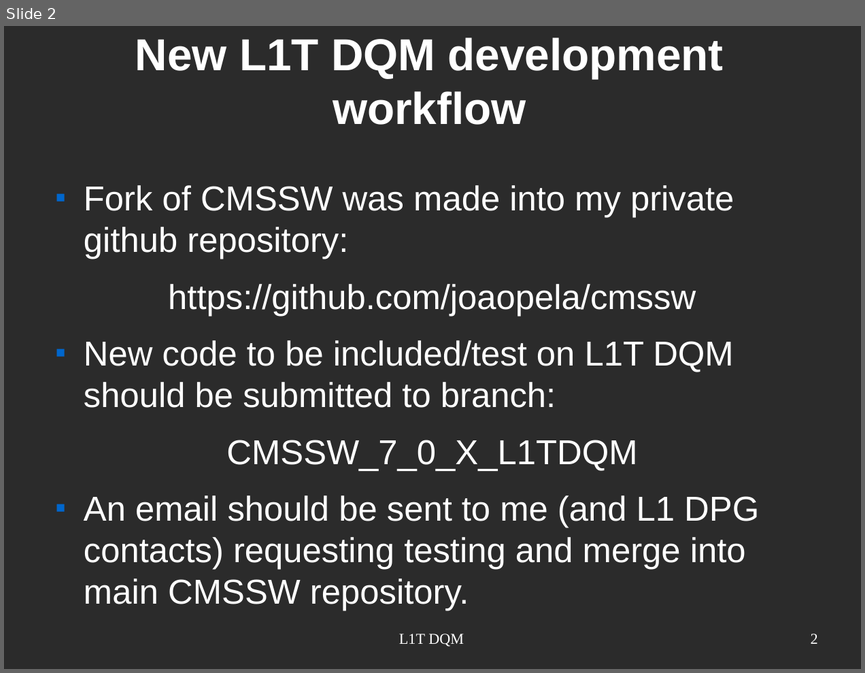
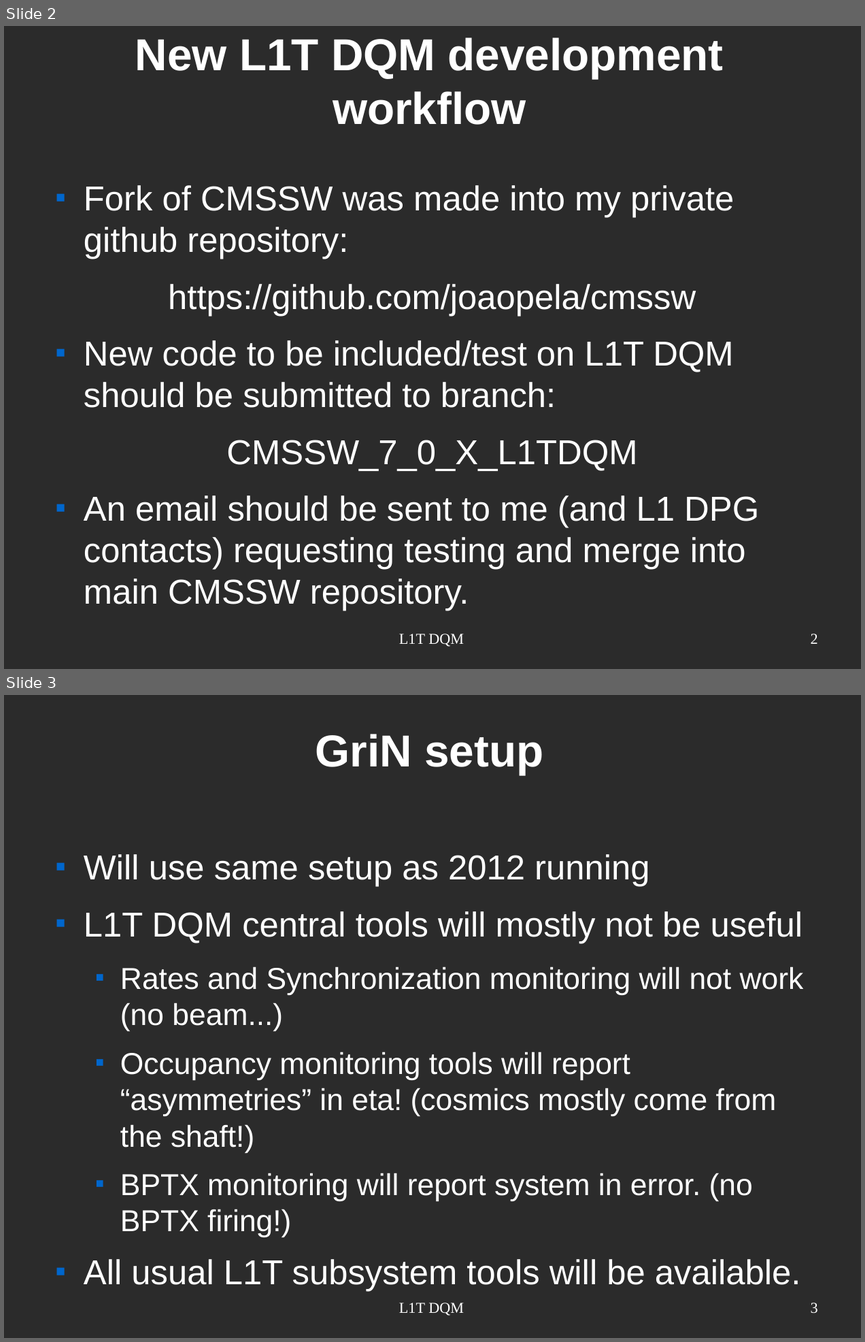
Before and after one commit to joaopela/WorkPresentations, a slide deck: cms/L1_TC_DPG/2013-10-22/L1_TC_DPG_2013-10-22_JPela.odp. Shown one above the other, each under a label of ours: slide 2 before the commit, slides 2 and 3 after it. The pictures are 865x673 and 865x1342 pixels, drawn with LibreOffice and Linux fonts; fonts in the diff are those of the drawing; background and template pictures are left out; a plain dark background stands for a picture behind light text. Boxes give left, top, right and bottom in pixels: in the first picture for what was removed or moved away, otherwise in the second. Text is boxed around its words. In the diff, an @@ line names an element or a change of style, - is before the commit and + after.

```diff
--- a/cms/L1_TC_DPG/2013-10-22/L1_TC_DPG_2013-10-22_JPela.odp
+++ b/cms/L1_TC_DPG/2013-10-22/L1_TC_DPG_2013-10-22_JPela.odp
@@ slide 3 added at bbox=[4, 695, 861, 1338], background picture (left out) @@
@@ title added at bbox=[315, 734, 543, 775], 41.4 pt, text #FFFFFF, bold @@
+GriN setup
@@ text added at bbox=[84, 854, 804, 1285], 28 pt, text #FFFFFF @@
+■ Will use same setup as 2012 running
+■ L1T DQM central tools will mostly not be useful
+  ■ Rates and Synchronization monitoring will not work (no beam...)
+  ■ Occupancy monitoring tools will report “asymmetries” in eta! (cosmics mostly come from the shaft!)
+  ■ BPTX monitoring will report system in error. (no BPTX firing!)
+■ All usual L1T subsystem tools will be available.
@@ text added at bbox=[399, 1302, 464, 1315], 14 pt, text #FFFFFF @@
+L1T DQM
@@ page number added at bbox=[810, 1302, 818, 1313], 14 pt, text #FFFFFF @@
+3
```
Also in this commit, not shown: 3 slides changed, 1 other file.
